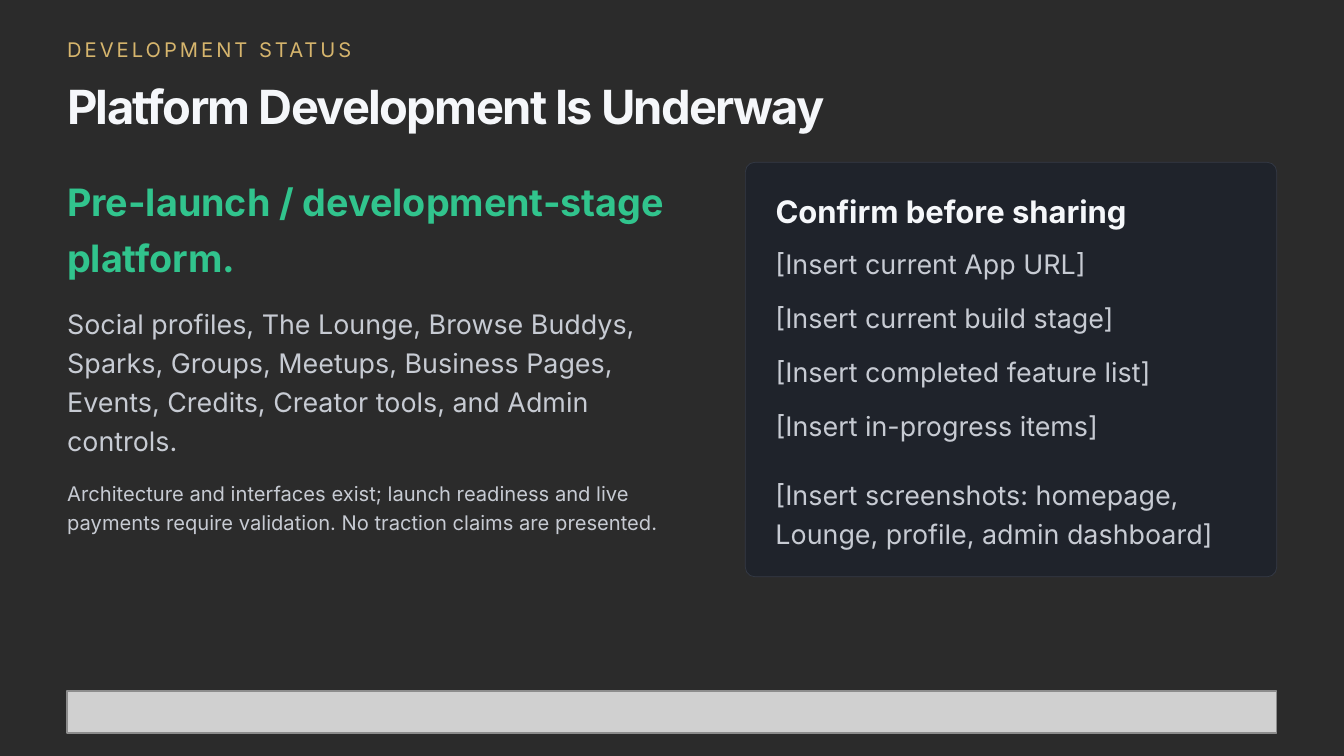
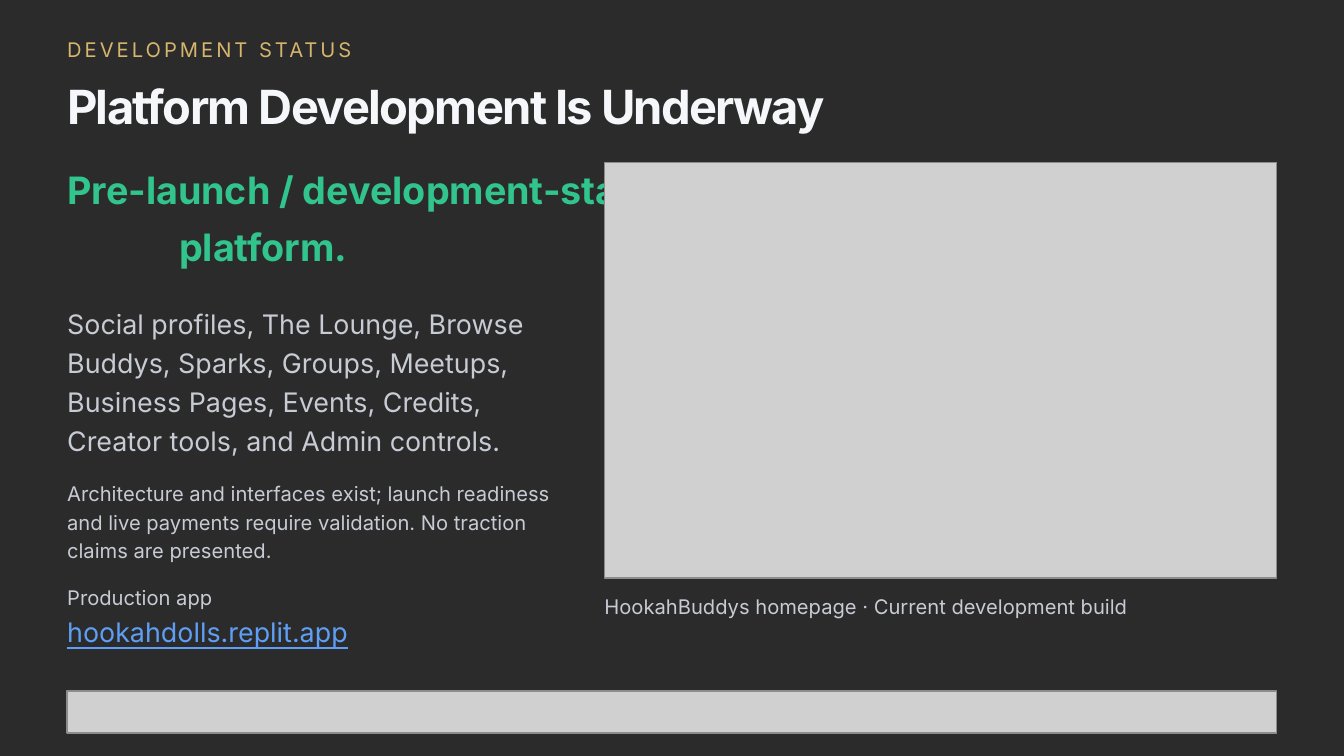
Before and after one commit to djmichaelmartin-cmd/Hookah-Buddys, a slide deck: slide 13 of artifacts/web/public/downloads/HookahBuddys-Investor-Pitch-Deck.pptx. Drawn at 1344x756 pixels with LibreOffice and Linux fonts; fonts in the diff are those of the drawing; grey boxes stand for pictures; background and template pictures are left out; a plain dark background stands for a picture behind light text. Boxes give left, top, right and bottom in pixels: in the first picture for what was removed or moved away, otherwise in the second. Text is boxed around its words. In the diff, an @@ line names an element or a change of style, - is before the commit and + after.

```diff
--- a/artifacts/web/public/downloads/HookahBuddys-Investor-Pitch-Deck.pptx
+++ b/artifacts/web/public/downloads/HookahBuddys-Investor-Pitch-Deck.pptx
@@ text "Pre-launch / development-stage" at bbox=[67, 172, 664, 213]: line spacing 30.2pt to 1; vertical alignment top to middle @@
@@ picture added at bbox=[605, 163, 1277, 578] @@
@@ rounded rectangle removed at bbox=[746, 163, 1277, 577] @@
@@ text removed at bbox=[776, 199, 1127, 229] @@
-Confirm before sharing
@@ text added at bbox=[179, 232, 347, 269], 20.2 pt, text #31C48D, bold @@
+platform.
@@ text at bbox=[67, 243, 235, 280]: paragraph removed @@
-platform.
@@ text removed at bbox=[775, 252, 1085, 279] @@
-[Insert current App URL]
@@ text at bbox=[67, 313, 524, 456]: spaces changed @@
-Social profiles, The Lounge, Browse Buddys,
-Sparks, Groups, Meetups, Business Pages,
-Events, Credits, Creator tools, and Admin
-controls.
+Social profiles, The Lounge, Browse
+Buddys, Sparks, Groups, Meetups,
+Business Pages, Events, Credits,
+Creator tools, and Admin controls.
@@ text removed at bbox=[775, 306, 1114, 334] @@
-[Insert current build stage]
@@ text removed at bbox=[776, 360, 1151, 388] @@
-[Insert completed feature list]
@@ text removed at bbox=[776, 414, 1098, 442] @@
-[Insert in-progress items]
@@ text at bbox=[67, 485, 550, 562]: text changed @@
-Architecture and interfaces exist; launch readiness and live
-payments require validation. No traction claims are presented.
+Architecture and interfaces exist; launch readiness
+and live payments require validation. No traction
+claims are presented.
@@ text removed at bbox=[775, 483, 1212, 549] @@
-[Insert screenshots: homepage,
-Lounge, profile, admin dashboard]
@@ text added at bbox=[67, 590, 212, 609], 10.8 pt, text #C7CBD3 @@
+Production app
@@ text added at bbox=[604, 599, 1127, 619], 10.8 pt, text #C7CBD3 @@
+HookahBuddys homepage · Current development build
@@ text added at bbox=[67, 622, 348, 647], 14.4 pt, text #5E9FF5, underline @@
+hookahdolls.replit.app
```
Also in this commit, not shown: 2 other slides changed, 5 other files.
